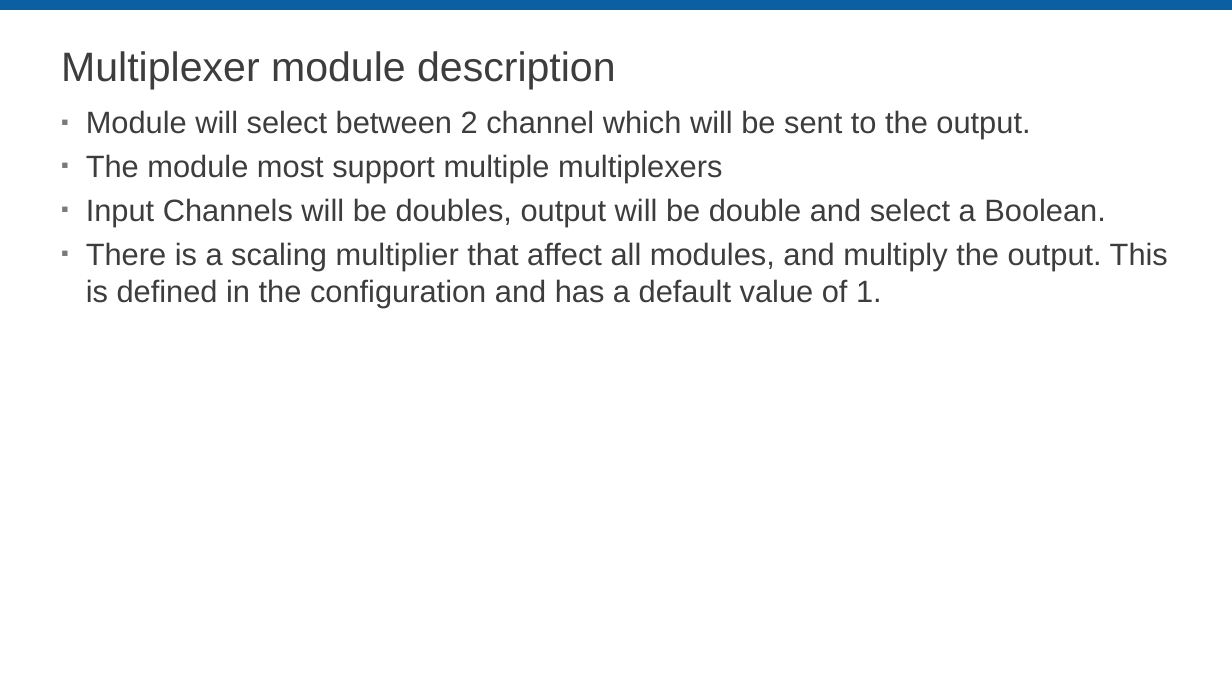
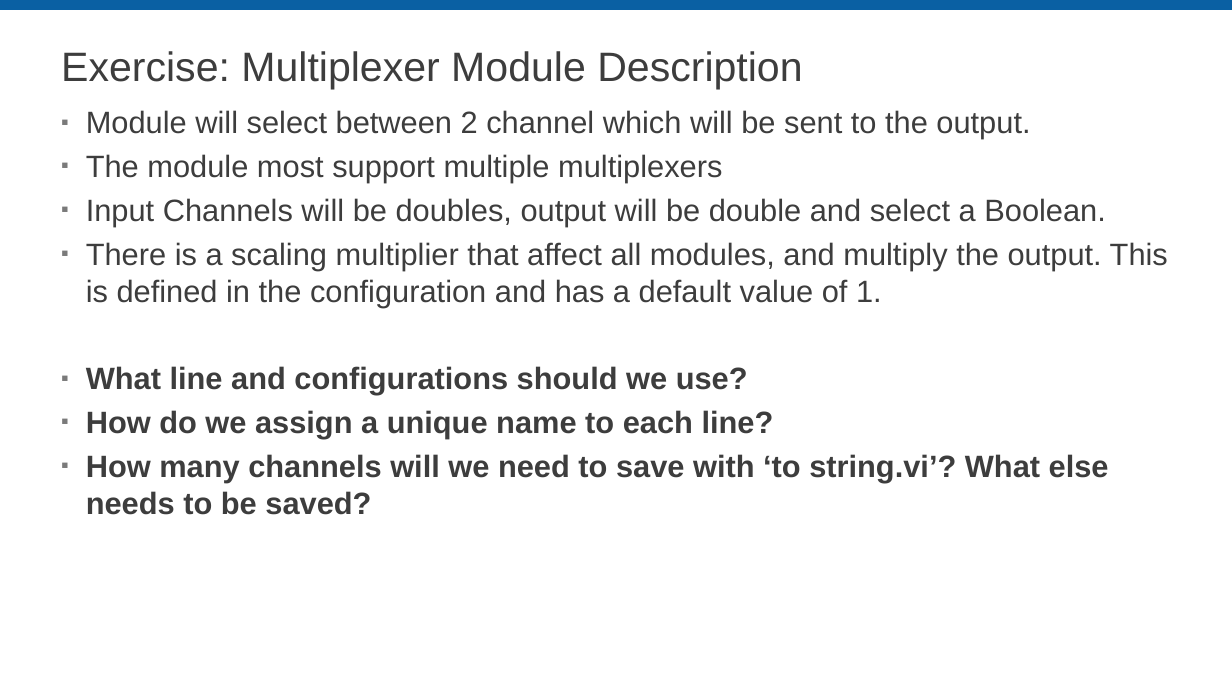
Before and after one commit to LabVIEW-DCAF/Documentation, a slide deck: slide 22 of Trunk/Getting Started Material/DCAF Training/7 Dynamic Modules.pptx (slide 6 before the commit). Drawn at 1232x693 pixels with LibreOffice and Linux fonts; fonts in the diff are those of the drawing; background and template pictures are left out. Boxes give left, top, right and bottom in pixels: in the first picture for what was removed or moved away, otherwise in the second. Text is boxed around its words. In the diff, an @@ line names an element or a change of style, - is before the commit and + after.

Commit message:
-Separated Presentation into four sections:  1. What is a dynamic module and how to create it. What classes it contains.  2. Modifying the Configuration Class:   a. Added more details in what a Line is. Provided exercises for the students to learn this concept better.   b. Added details related to the names Lines must have.   c. Added more context into why to string and from string are needed. Explain how wrap data.vi and unwrap data.vi work and can be used for this purpose.   d. Added slide to show how the Configuration Class can be tested.  3. Modifying Runtime Class:   a. Explained and provided examples for private data, init.vi, input.vi, output.vi process.vi and close.vi.   b. Added slide to show how the Runtime Class can be tested and an example.  4. Modifying Editor Node Class:   a. Contents of private data.   b. Default Main Editor UI behavior.  How it can be modified to add parameters.   c. Better explain how to Define Columns and their specific behavior.   d. Explain main steps to add new lines. -Added time required for each of the exercises. -Added quiz and reference to dev guide at the end.

```diff
--- a/Trunk/Getting Started Material/DCAF Training/7 Dynamic Modules.pptx
+++ b/Trunk/Getting Started Material/DCAF Training/7 Dynamic Modules.pptx
@@ title at [61,51,802,89]: text changed @@
-Multiplexer module description
+Exercise: Multiplexer Module Description
@@ text at [86,366,1109,515]: paragraphs added @@
+▪ What line and configurations should we use?
+▪ How do we assign a unique name to each line?
+▪ How many channels will we need to save with ‘to string.vi’? What else needs to be saved?
```
Also in this commit, not shown: 13 other slides changed, 36 slides added, 14 slides removed.
